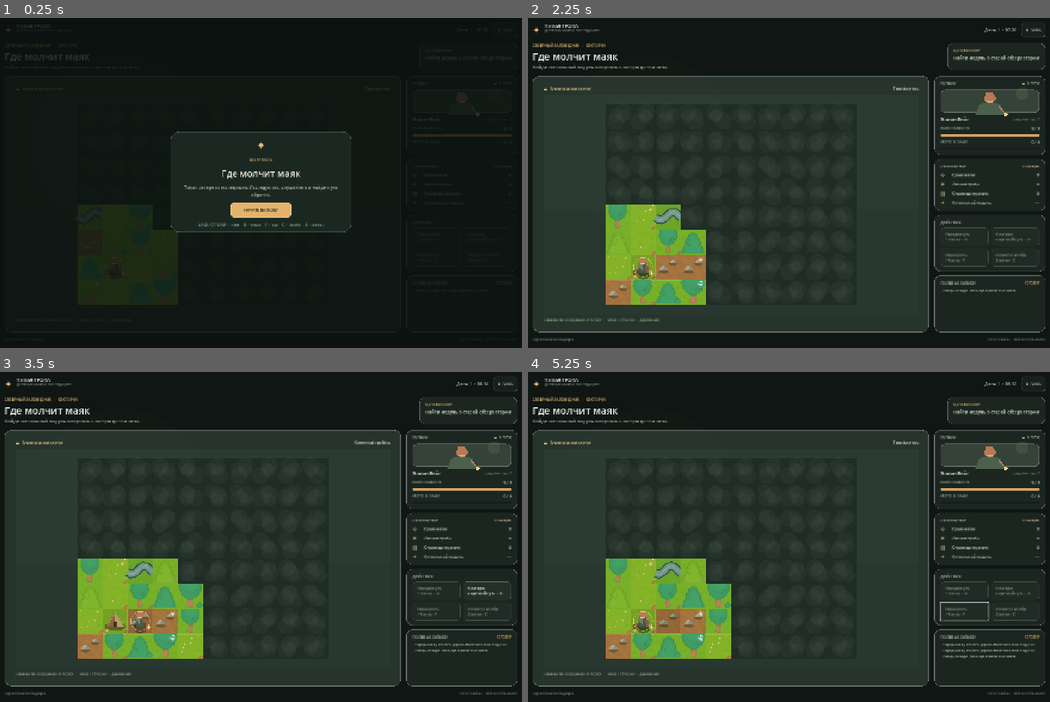
Above: before the commit, frames 1-4 (two rows, left to right).
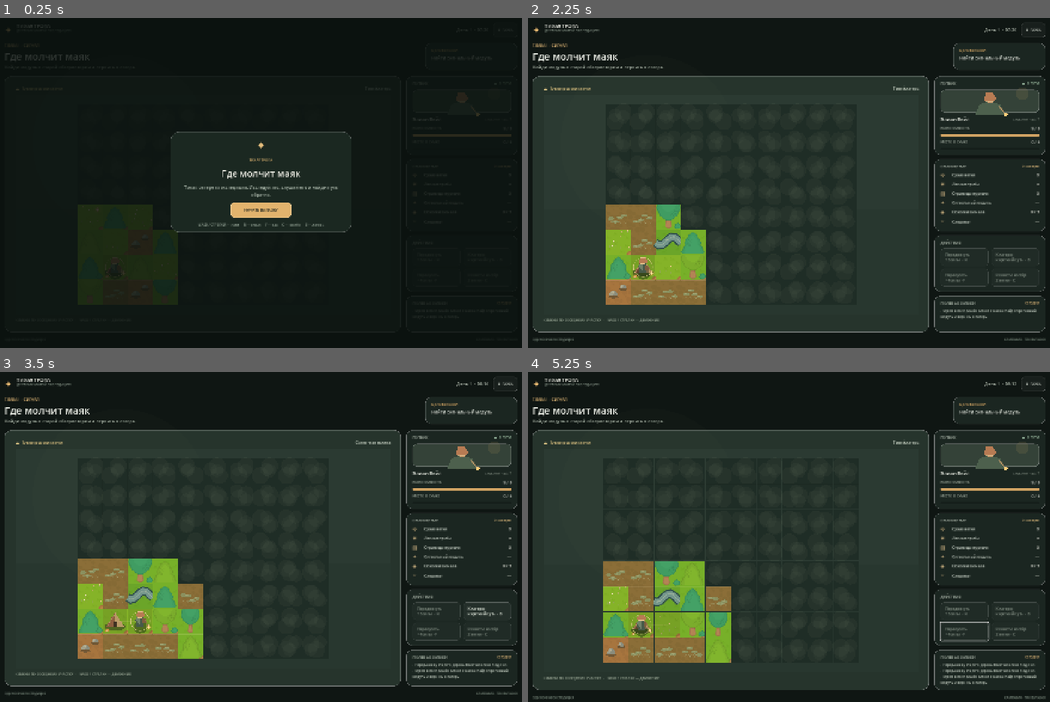
Above: after the commit, the same moments.

Repository: KasperV12/quiet-trail
Game: Godot game, scene res://scenes/main.tscn
Same seed, same stepped clock (60 frames per second), same inputs: the game is played once before the commit and once after it.
Inputs (mouse positions are in pixels of both pictures, inside the frame that each line leads up to):
- Up to frame 1 (0.25 s): no input
- Up to frame 2 (2.25 s): click "НАЧАТЬ ВЫЛАЗКУ" at 0.5 s; click "Ⅱ ПАУЗА" at 1.25 s; click "ПРОДОЛЖИТЬ" at 2 s
- Up to frame 3 (3.5 s): tap Enter at 2.75 s; move the mouse to (203, 560) at 2.77 s; hold Right (ui_right) from 2.78 s (still down); tap R at 2.85 s; click (203, 560) at 2.92 s
- Up to frame 4 (5.25 s): release Right (ui_right) at 3.5 s; click "К лагерю короткий путь · B" at 3.5 s; click "Передохнуть +3 силы · R" at 4.25 s; tap Space at 5 s; move the mouse to (684, 553) at 5.02 s; hold Down (ui_down) from 5.03 s (still down); tap F at 5.1 s

The runs differ from the first frame. In frame 1, less than 0.1% of the frame differs, in the area x 18-80%, y 57-82%; in frame 2, 5.4%; in frame 3, 5.9%; in frame 4, 9.0%, in the area x 0-100%, y 7-100%.
Error before the commit: Invalid assignment of property or key 'text' with value of type 'String' on a base object of type 'Nil'. (res://scripts/main.gd:416)
Error after the commit: Invalid assignment of property or key 'text' with value of type 'String' on a base object of type 'Nil'. (res://scripts/main.gd:436)

Commit message:
Turn expeditions into a three chapter campaign

Diff:
--- a/scripts/expedition_state.gd
+++ b/scripts/expedition_state.gd
@@ -12,6 +12,7 @@
 const OBSERVATORY := Vector2i(8, 1)
 const MAX_ENERGY := 9
 const PACK_LIMIT := 6
+const CHAPTER_COUNT := 3
 
 var grid: Array[Dictionary] = []
 var position := CAMP
@@ -26,6 +27,14 @@
 var won := false
 var campfires: Array[Vector2i] = []
 var pending_encounter := ""
+var campaign_chapter := 0
+var fragments := 0
+var survivor_found := false
+var survivor_rescued := false
+var campaign_records: Array[String] = []
+var result_title := ""
+var result_body := ""
+var result_icon := "✦"
 var journal: Array[String] = []
 var rng := RandomNumberGenerator.new()
 
@@ -33,6 +42,17 @@
 	reset()
 
 func reset() -> void:
+	campaign_chapter = 0
+	campaign_records.clear()
+	_reset_expedition()
+
+func retry_expedition() -> void:
+	_reset_expedition()
+
+func next_expedition() -> void:
+	_reset_expedition()
+
+func _reset_expedition() -> void:
 	rng.randomize()
 	position = CAMP
 	energy = MAX_ENERGY
@@ -44,6 +64,12 @@
 	discoveries = 0
 	ended = false
 	won = false
+	result_title = ""
+	result_body = ""
+	result_icon = "✦"
+	fragments = 0
+	survivor_found = false
+	survivor_rescued = false
 	campfires.clear()
 	pending_encounter = ""
 	journal.clear()
@@ -62,7 +88,7 @@
 				kind = "bog"
 			grid.append({"kind": kind, "seen": false, "visited": false, "found": ""})
 	_set_tile(CAMP, "camp", "")
-	_set_tile(OBSERVATORY, "ruin", "module")
+	_set_tile(OBSERVATORY, "ruin", "module" if campaign_chapter == 0 else "")
 	_place_find("wood", ["forest", "clearing"])
 	_place_find("wood", ["forest", "clearing"])
 	_place_find("food", ["forest", "clearing", "stream"])
@@ -71,10 +97,24 @@
 	_place_find("notes", ["ridge", "ruin"])
 	_place_find("event:radio", ["forest", "clearing", "stream"])
 	_place_find("event:cabin", ["forest", "ridge", "clearing"])
+	if campaign_chapter == 1:
+		for i in range(3):
+			_place_find("fragment", ["forest", "clearing", "stream", "ridge"])
+	elif campaign_chapter == 2:
+		_place_find("event:survivor", ["forest", "clearing", "stream", "ridge"])
 	_tile(CAMP)["seen"] = true
 	_tile(CAMP)["visited"] = true
 	_reveal()
-	_add_log("Лагерь позади. Лес медленно просыпается.")
+	var chapter_opening := [
+		"Утром в лес пришёл сигнал с маяка. Найди пропавший модуль и вернись в лагерь.",
+		"Маяк снова горит, но его ритм не совпадает с записями команды. Собери три фрагмента сигнала.",
+		"По рации отвечает пропавший следопыт. Его голос доносится с северного склона. Найди его и возвращайся вместе."
+	]
+	_add_log(chapter_opening[mini(campaign_chapter, chapter_opening.size() - 1)])
+	for record: String in campaign_records:
+		journal.append("Память: " + record)
+	while journal.size() > 6:
+		journal.pop_back()
 	changed.emit()
 
 func _index(cell: Vector2i) -> int:
@@ -111,6 +151,23 @@
 func pack_used() -> int:
 	return wood + food + notes + (2 if has_module else 0)
 
+func objective_text() -> String:
+	match campaign_chapter:
+		0:
+			return "Найти сигнальный модуль" if not has_module else "Вернуться в лагерь с модулем"
+		1:
+			return "Собрать фрагменты сигнала · %d/3" % fragments if fragments < 3 else "Вернуться в лагерь с записями"
+		_:
+			if not survivor_found:
+				return "Найти пропавшего следопыта"
+			return "Вернуться в лагерь с человеком" if survivor_rescued else "Вернуться в лагерь за помощью"
+
+func _objective_complete() -> bool:
+	match campaign_chapter:
+		0: return has_module
+		1: return fragments >= 3
+		_: return survivor_found
+
 func day_number() -> int:
 	return 1 + int(elapsed / 13)
 
@@ -155,7 +212,7 @@
 		energy = maxi(0, energy - 1)
 		_add_log("Мшистая низина затянула сапог. Потеряна выносливость.")
 	_collect()
-	if has_module and position == CAMP:
+	if position == CAMP and _objective_complete():
 		_finish(true)
 		return
 	if energy <= 0:
@@ -179,6 +236,12 @@
 		discoveries += 1
 		_add_log("В обсерватории найден сигнальный модуль. Он всё ещё тёплый.")
 		notice.emit("Сигнальный модуль найден. Теперь — к лагерю.")
+	elif item == "fragment" and fragments < 3 and pack_used() < PACK_LIMIT:
+		fragments += 1
+		discoveries += 1
+		_tile(position)["found"] = ""
+		_add_log("В мху найден осколок сигнального кристалла.")
+		notice.emit("Фрагмент сигнала · %d / 3" % fragments)
 	elif item == "wood" and pack_used() < PACK_LIMIT:
 		wood += 1
 		discoveries += 1
@@ -203,6 +266,8 @@
 		encountered.emit("Голос из старого радио", "Среди помех проступает спокойный голос: «Если слышишь это, северный склон ещё проходим. Ищи огни у воды». Можно задержаться и разобрать координаты или не рисковать зарядом фонаря.", "Настроить частоту · −1 сила", "Идти дальше", "⌁")
 	elif pending_encounter == "cabin":
 		encountered.emit("Лесной кордон", "Под еловыми лапами прячется старая сторожка. Внутри сухо, но крыша тихо оседает под тяжестью снега. Можно осмотреть ящик с припасами или передохнуть под навесом.", "Обыскать ящик · −1 сила", "Передохнуть · +2 силы", "⌂")
+	elif pending_encounter == "survivor":
+		encountered.emit("Человек у старого маяка", "Под скалой сидит следопыт в промокшем плаще. Он знает короткий путь к лагерю, но едва держится на ногах. Можно отдать ему еду или оставить координаты и отправиться за помощью одному.", "Поделиться пайком · спасти его", "Оставить координаты · уйти одному", "⌖")
 
 func resolve_encounter(choice: int) -> void:
 	if pending_encounter == "":
@@ -222,7 +287,7 @@
 		else:
 			_add_log("Радио стихло, оставив только шорох помех.")
 			notice.emit("Ты оставил радио в покое")
-	else:
+	elif event == "cabin":
 		if choice == 0:
 			energy = maxi(0, energy - 1)
 			elapsed += 1
@@ -243,6 +308,22 @@
 			elapsed += 1
 			_add_log("Крыша сторожки укрыла от ветра. Восстановлено 2 ед. сил.")
 			notice.emit("Передышка под навесом · +2 силы")
+	else:
+		survivor_found = true
+		elapsed += 1
+		_reveal(3.6)
+		if choice == 0:
+			survivor_rescued = true
+			if food > 0:
+				food -= 1
+			else:
+				energy = maxi(0, energy - 1)
+			_add_log("Следопыт принял последний паёк. Вы двинулись к лагерю вместе.")
+			notice.emit("Следопыт спасён · возвращайтесь к лагерю")
+		else:
+			survivor_rescued = false
+			_add_log("Координаты следопыта записаны. Ты отправился за поисковой группой.")
+			notice.emit("Координаты переданы лагерю · возвращайся за помощью")
 	if energy <= 0 and position != CAMP:
 		_finish(false, "Тишина в эфире", "Последних сил не хватило на обратный путь. Утром в лес отправится поисковая группа.", "…")
 	else:
@@ -331,9 +412,25 @@
 	ended = true
 	won = victory
 	if victory:
-		_add_log("Маяк снова загорелся над северным лесом.")
-		finished.emit(true, "Маяк снова горит", "Ты вернулся с сигнальным модулем. Вечерний свет снова находит путь сквозь туман.", "✦")
+		var completed := campaign_chapter
+		var summaries := ["Ты принёс сигнальный модуль. Маяк зажёгся над северным лесом.", "Три фрагмента собраны. В повторяющемся сигнале слышно имя пропавшего следопыта.", "Следопыт спасён и вернулся в лагерь." if survivor_rescued else "Ты вернулся за поисковой группой; координаты следопыта теперь у спасателей."]
+		campaign_records.push_front(summaries[mini(completed, summaries.size() - 1)])
+		campaign_chapter = mini(campaign_chapter + 1, CHAPTER_COUNT)
+		if campaign_chapter >= CHAPTER_COUNT:
+			result_title = "Вместе сквозь туман" if survivor_rescued else "Сигнал найден"
+			result_body = "Следопыт вернулся домой, а маяк снова ведёт путников через перевал. В рации впервые за много недель слышен смех." if survivor_rescued else "Поисковая группа добралась до указанных координат. Маяк горит, и теперь никто не потеряется в северном лесу."
+			result_icon = "✦"
+		else:
+			var chapter_titles := ["Сигнал найден", "Три осколка", "Глава завершена"]
+			var chapter_bodies := ["Маяк снова горит. Но из темноты приходит новый сигнал.", "Фрагменты складываются в координаты на северном склоне. Кто-то всё ещё там.", "Ты вернулся в лагерь с новостями. История продолжается."]
+			result_title = chapter_titles[completed]
+			result_body = chapter_bodies[completed]
+			result_icon = "✦"
+		finished.emit(true, result_title, result_body, result_icon)
 	else:
+		result_title = custom_title
+		result_body = custom_body
+		result_icon = custom_icon
 		finished.emit(false, custom_title, custom_body, custom_icon)
 	changed.emit()
 
@@ -343,7 +440,7 @@
 		journal.pop_back()
 
 func to_dict() -> Dictionary:
-	return {"grid": grid, "position": [position.x, position.y], …(222 unchanged characters)… pending_encounter": pending_encounter, "journal": journal}
+	return {"grid": grid, "position": [position.x, position.y], …(222 unchanged characters)… pending_encounter": pending_encounter, "campaign_chapter": campaign_chapter, "fragments": fragments, "survivor_found": survivor_found, "survivor_rescued": survivor_rescued, "campaign_records": campaign_records, "result_title": result_title, "result_body": result_body, "result_icon": result_icon, "journal": journal}
 
 func from_dict(data: Dictionary) -> void:
 	if not data.has("grid") or not data.has("position"):
@@ -368,6 +465,16 @@
 		if cell.size() >= 2:
 			campfires.append(Vector2i(int(cell[0]), int(cell[1])))
 	pending_encounter = str(data.get("pending_encounter", ""))
+	campaign_chapter = clampi(int(data.get("campaign_chapter", 0)), 0, CHAPTER_COUNT)
+	fragments = int(data.get("fragments", 0))
+	survivor_found = bool(data.get("survivor_found", false))
+	survivor_rescued = bool(data.get("survivor_rescued", false))
+	campaign_records.clear()
+	for record in data.get("campaign_records", []):
+		campaign_records.append(str(record))
+	result_title = str(data.get("result_title", ""))
+	result_body = str(data.get("result_body", ""))
+	result_icon = str(data.get("result_icon", "✦"))
 	journal.clear()
 	for line in data.get("journal", []):
 		journal.append(str(line))
--- a/scripts/main.gd
+++ b/scripts/main.gd
@@ -12,6 +12,8 @@
 var time_label: Label
 var weather_label: Label
 var region_label: Label
+var chapter_label: Label
+var chapter_hint_label: Label
 var objective_label: Label
 var energy_value: Label
 var energy_bar: ProgressBar
@@ -19,6 +21,8 @@
 var pack_bar: ProgressBar
 var resource_values: Dictionary = {}
 var discoveries_label: Label
+var fragment_value: Label
+var survivor_value: Label
 var journal_label: Label
 var rest_button: Button
 var return_button: Button
@@ -110,9 +114,11 @@
 	title_col.add_theme_constant_override("separation", 3)
 	title_col.size_flags_horizontal = Control.SIZE_EXPAND_FILL
 	row.add_child(title_col)
-	title_col.add_child(_label("СЕВЕРНЫЙ ЗАПОВЕДНИК   ·   СЕКТОР 04", 10, Color("#dfb777"), true))
+	chapter_label = _label("ГЛАВА I  ·  СИГНАЛ", 10, Color("#dfb777"), true)
+	title_col.add_child(chapter_label)
 	title_col.add_child(_label("Где молчит маяк", 27, Color("#edf0e8"), true))
-	title_col.add_child(_label("Найди сигнальный модуль и вернись к лагерю до темноты.", 12, Color("#a7b2a5")))
+	chapter_hint_label = _label("", 12, Color("#a7b2a5"))
+	title_col.add_child(chapter_hint_label)
 	var goal := _panel()
 	goal.custom_minimum_size = Vector2(250, 0)
 	row.add_child(goal)
@@ -227,6 +233,8 @@
 	resource_values["food"] = _inventory_row(col, "❋", "Лесные грибы")
 	resource_values["notes"] = _inventory_row(col, "▤", "Страницы журнала")
 	resource_values["module"] = _inventory_row(col, "✦", "Сигнальный модуль")
+	fragment_value = _inventory_row(col, "◈", "Осколки сигнала")
+	survivor_value = _inventory_row(col, "⌖", "Следопыт")
 
 func _inventory_row(parent: VBoxContainer, icon: String, label_text: String) -> Label:
 	var row := HBoxContainer.new()
@@ -294,7 +302,7 @@
 	var spacer := Control.new()
 	spacer.size_flags_horizontal = Control.SIZE_EXPAND_FILL
 	row.add_child(spacer)
-	row.add_child(_label("ПРОТОТИП 0.2  ·  БЕРЕГИ СИЛЫ И СВЕТ", 8, Color("#718074")))
+	row.add_child(_label("КАМПАНИЯ · ТРИ ВЫЛАЗКИ", 8, Color("#718074")))
 
 func _build_overlay() -> void:
 	overlay = ColorRect.new()
@@ -322,9 +330,18 @@
 
 func _show_finished(won: bool, title: String, body: String, icon: String) -> void:
 	_save_game()
-	_show_dialog("ЭКСПЕДИЦИЯ ЗАВЕРШЕНА", title, body, "В ГЛАВНОЕ МЕНЮ", func(): _show_title_screen(), "НОВАЯ ВЫЛАЗКА", func():
-		state.reset()
-		_start_game(), true, icon)
+	if won and state.campaign_chapter >= state.CHAPTER_COUNT:
+		_show_dialog("ИСТОРИЯ ЗАВЕРШЕНА", title, body, "НОВАЯ ИСТОРИЯ", func():
+			state.reset()
+			_start_game(), "В ГЛАВНОЕ МЕНЮ", func(): _show_title_screen(), true, icon)
+	elif won:
+		_show_dialog("ГЛАВА %d / %d" % [state.campaign_chapter, state.CHAPTER_COUNT], title, body, "ПРОДОЛЖИТЬ ИСТОРИЮ", func():
+			state.next_expedition()
+			_start_game(), "В ГЛАВНОЕ МЕНЮ", func(): _show_title_screen(), true, icon)
+	else:
+		_show_dialog("ВЫЛАЗКА ПРЕРВАНА", title, body, "ПОВТОРИТЬ ГЛАВУ", func():
+			state.retry_expedition()
+			_start_game(), "В ГЛАВНОЕ МЕНЮ", func(): _show_title_screen(), true, icon)
 
 func _on_encountered(title: String, body: String, first_choice: String, second_choice: String, icon: String) -> void:
 	_show_dialog("СЛУЧАЙ В ЛЕСУ", title, body, first_choice, func():
@@ -379,8 +396,11 @@
 func _start_game() -> void:
 	overlay.visible = false
 	_update_ui()
+	map_view.grab_focus()
+	if state.ended:
+		_show_finished(state.won, state.result_title, state.result_body, state.result_icon)
+		return
 	_save_game()
-	map_view.grab_focus()
 	if state.pending_encounter != "":
 		state.present_pending_encounter()
 
@@ -427,7 +447,11 @@
 	time_label.text = "День %d  ·  %s" % [state.day_number(), state.clock_text()]
 	weather_label.text = "☁  " + state.weather_text()
 	region_label.text = state.current_region()
-	objective_label.text = "Вернуться в лагерь с модулем" if state.has_module else "Найти модуль в старой обсерватории"
+	var chapter_names := ["СИГНАЛ", "ОСКОЛКИ", "СЛЕДОПЫТ"]
+	chapter_hint_label.text = ["Найди модуль в старой обсерватории и вернись в лагерь.", "Собери три осколка сигнала и вернись с записями.", "Найди пропавшего следопыта и доберись с ним до лагеря."][mini(state.campaign_chapter, 2)]
+	if state.campaign_chapter < state.CHAPTER_COUNT:
+		chapter_label.text = "ГЛАВА %s  ·  %s" % [["I", "II", "III"][state.campaign_chapter], chapter_names[state.campaign_chapter]]
+	objective_label.text = state.objective_text()
 	energy_value.text = "%d / %d" % [state.energy, state.MAX_ENERGY]
 	energy_bar.value = float(state.energy) / state.MAX_ENERGY * 100.0
 	pack_value.text = "%d / %d" % [state.pack_used(), state.PACK_LIMIT]
@@ -436,6 +460,8 @@
 	resource_values["food"].text = str(state.food)
 	resource_values["notes"].text = str(state.notes)
 	resource_values["module"].text = "НАЙДЕН" if state.has_module else "—"
+	fragment_value.text = "%d / 3" % state.fragments
+	survivor_value.text = "СПАСЁН" if state.survivor_rescued else ("НАЙДЕН" if state.survivor_found else "—")
 	discoveries_label.text = "%d находок" % state.discoveries
 	var journal_lines := PackedStringArray()
 	for line: String in state.journal:
--- a/scripts/world_view.gd
+++ b/scripts/world_view.gd
@@ -221,8 +221,10 @@
 		"food": color = Color("#d3d392")
 		"notes": color = Color("#c5bd91")
 		"module": color = Color("#ffd984")
+		"fragment": color = Color("#b8b3de")
 		"event:radio": color = Color("#a8d1c4")
 		"event:cabin": color = Color("#d9ae79")
+		"event:survivor": color = Color("#e5c18f")
 	draw_circle(pos, s * .16, Color(color, .11))
 	draw_circle(pos, s * (.072 + sin(pulse * 2.6) * .006), color)
 	draw_circle(pos, s * .028, Color("#fff2c7"))
@@ -230,6 +232,9 @@
 		draw_arc(pos, s * .12, PI * 1.1, PI * 1.9, 14, Color("#d7eee0"), 1.2, true)
 	elif kind == "event:cabin":
 		draw_colored_polygon(PackedVector2Array([pos + Vector2(-s * .065, s * .015), pos + Vector2(0, -s * .075), pos + Vector2(s * .065, s * .015)]), Color("#5b4632"))
+	elif kind == "event:survivor":
+		draw_circle(pos, s * .055, Color("#36443a"))
+		draw_line(pos + Vector2(0, s * .03), pos + Vector2(0, s * .10), Color("#36443a"), 1.4, true)
 
 func _draw_trail() -> void:
 	var points := PackedVector2Array()
Not shown, changed: ROADMAP.md
